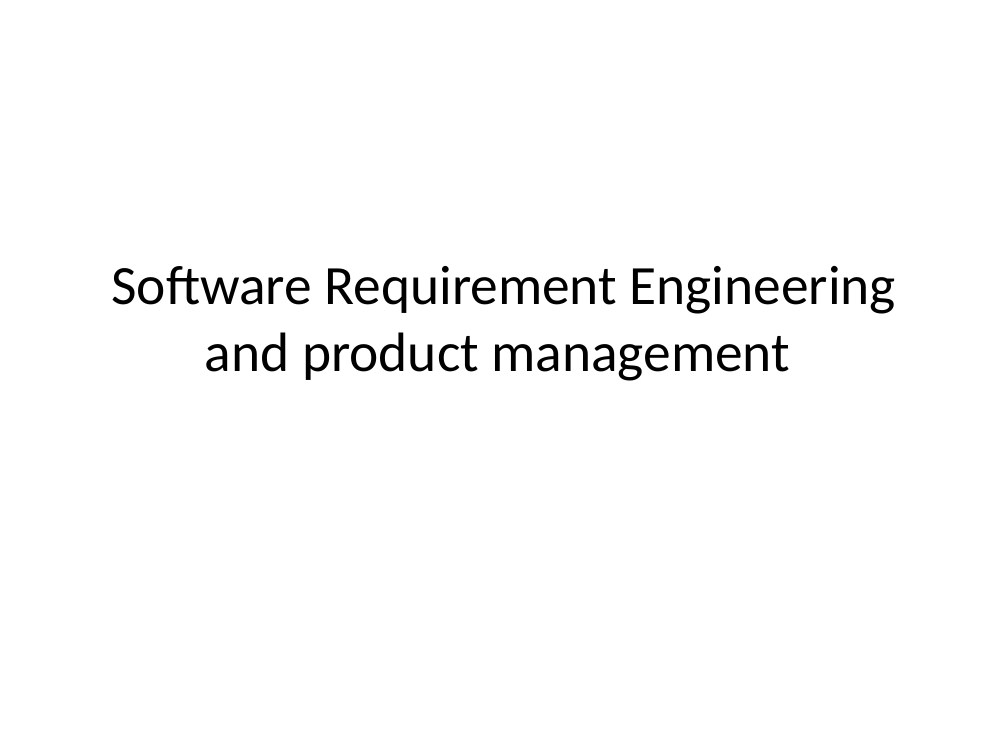
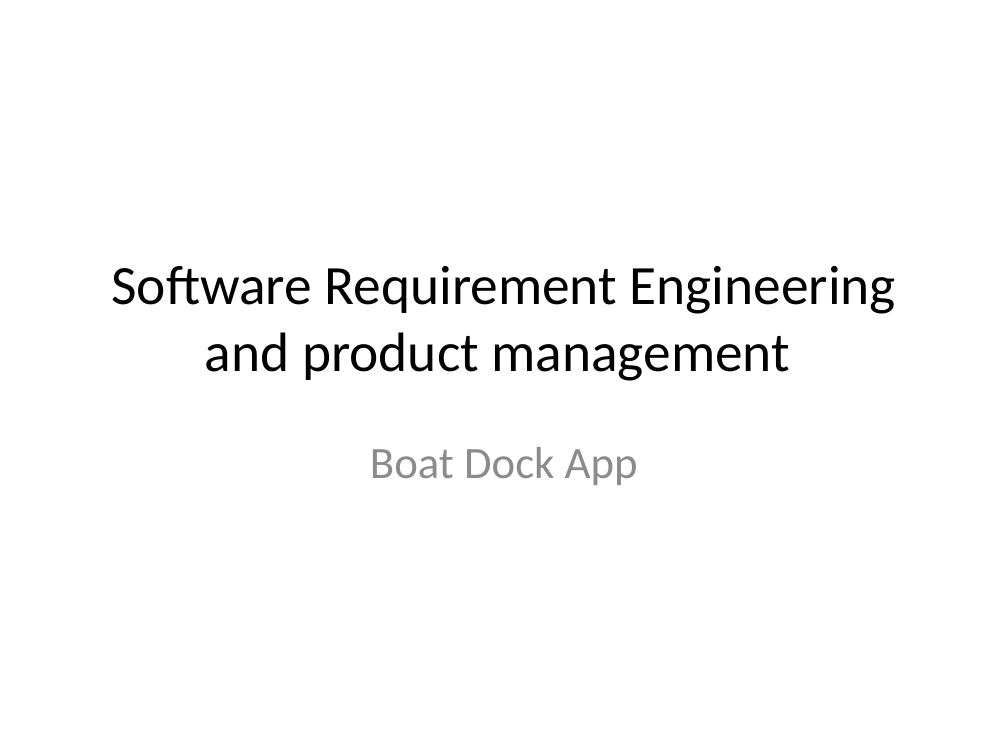
Before and after one commit to alihsn2010/REDocument, a slide deck: slide 1 of Software Requirement Engineering and product management.pptx. Drawn at 1008x756 pixels with LibreOffice and Linux fonts; fonts in the diff are those of the drawing. Boxes give left, top, right and bottom in pixels: in the first picture for what was removed or moved away, otherwise in the second. Text is boxed around its words. In the diff, an @@ line names an element or a change of style, - is before the commit and + after.

```diff
--- a/Software Requirement Engineering and product management.pptx
+++ b/Software Requirement Engineering and product management.pptx
@@ subtitle added at [370, 447, 638, 485], 32 pt, text #8C8C8C @@
+Boat Dock App
```
Also in this commit, not shown: 3 other slides changed, 21 slides added, 2 slides removed.
